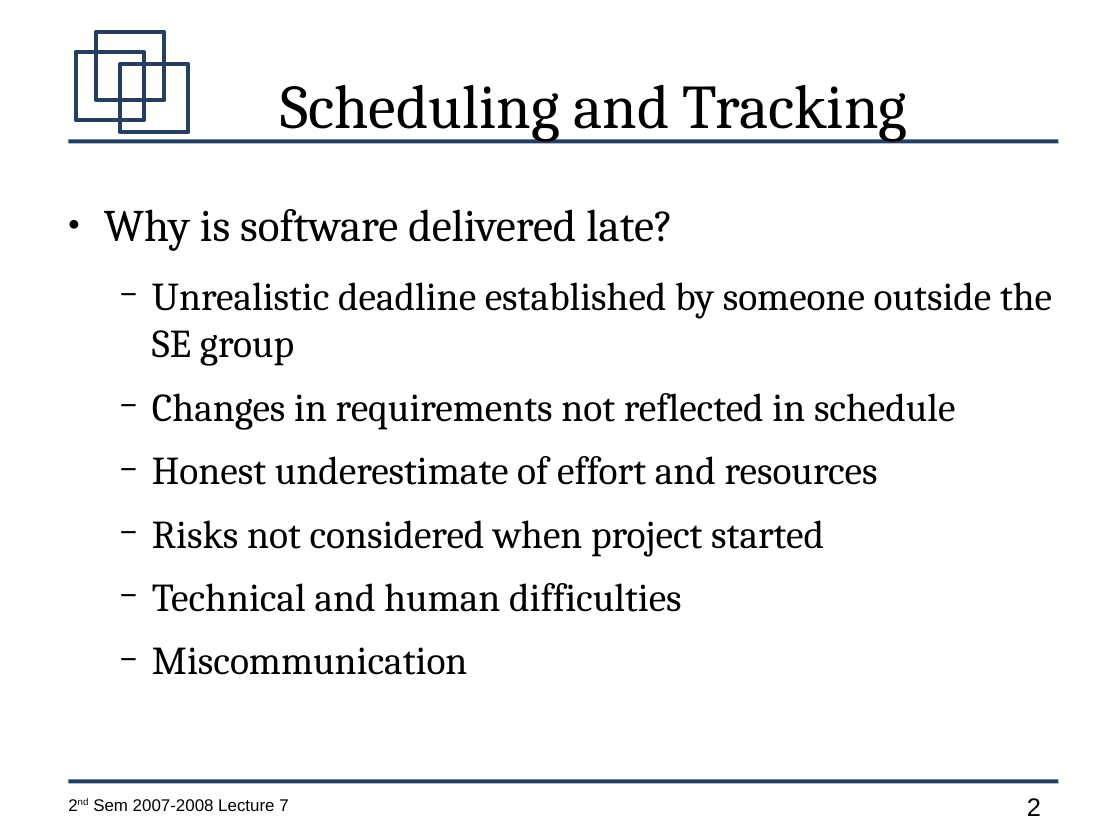
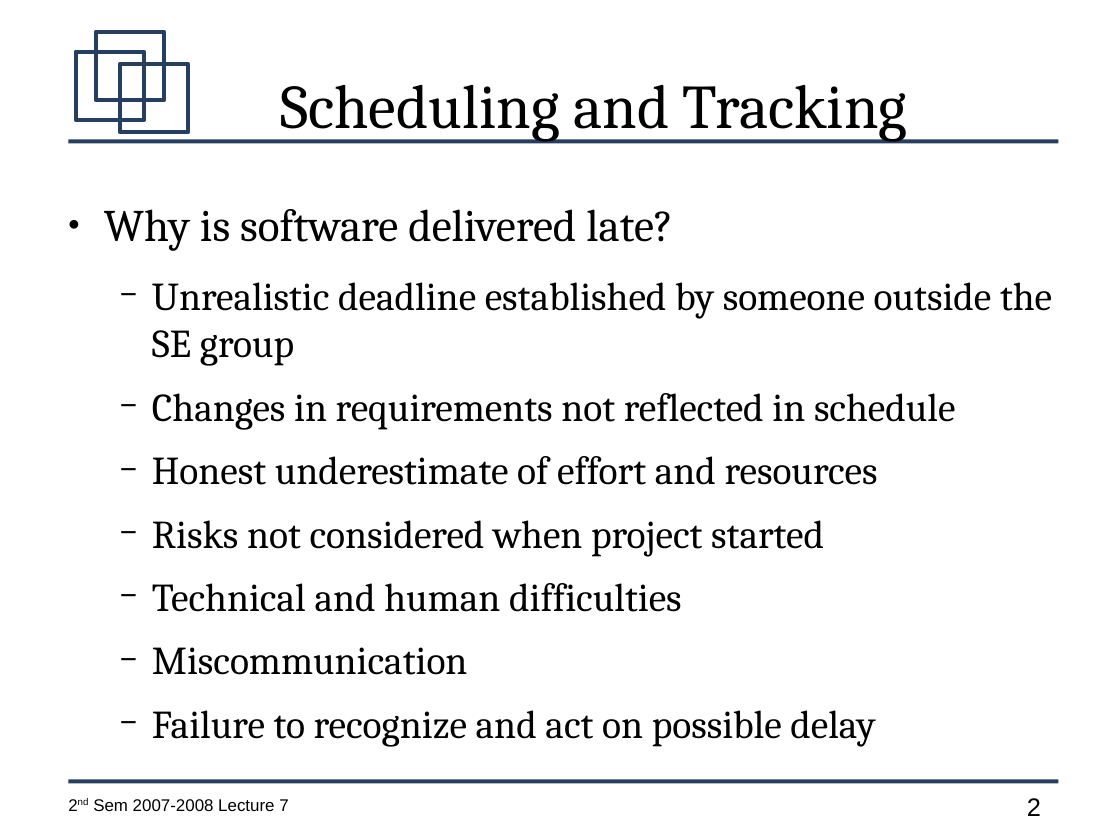
Before and after one commit to jachermocilla/jach-homepage, a slide deck: slide 2 of CMSC128-2nd-Sem-2007-L7.odp. Drawn at 1120x840 pixels with LibreOffice and Linux fonts; fonts in the diff are those of the drawing. Boxes give left, top, right and bottom in pixels: in the first picture for what was removed or moved away, otherwise in the second. Text is boxed around its words. In the diff, an @@ line names an element or a change of style, - is before the commit and + after.

```diff
--- a/CMSC128-2nd-Sem-2007-L7.odp
+++ b/CMSC128-2nd-Sem-2007-L7.odp
@@ text at box(152, 710, 875, 747): paragraph added @@
+  − Failure to recognize and act on possible delay
```
Also in this commit, not shown: 5 slides added.
